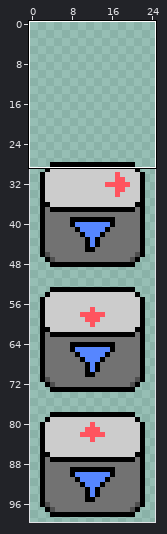
A sprite sheet gets an edit: LearningMono/Content/sprites/entity/Filter.png. Above: a wide view before the commit, with the close-up outlined.
Close-up. First the earlier version:
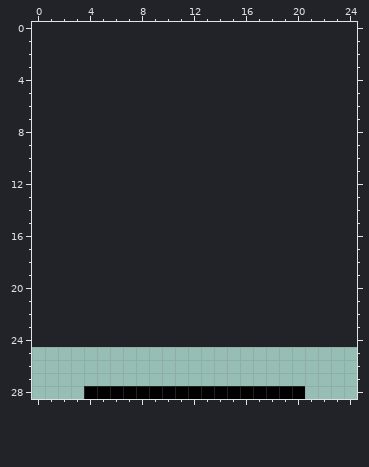
The file is 50x150 pixels, drawn in blocks of 2x2; one block is one cell here. Shown: x 0..24, y 0..28. The old version is drawn lined up with the new one, on the new canvas.
After the commit:
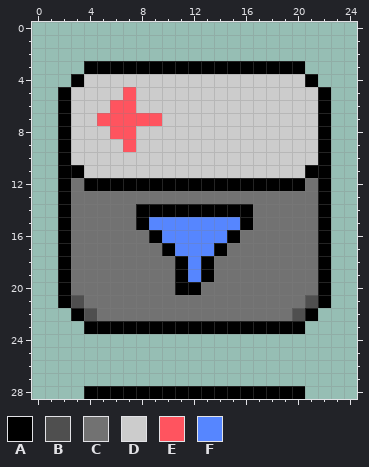
Palette (. is transparent): A #000000  B #4f4f4f  C #727272  D #cccccc  E #ff545f  F #5686ff
From old to new:
canvas 25x75 -> 25x100, the old top-left corner now at 0,25
y 3: x 4..20 ................. -> AAAAAAAAAAAAAAAAA
y 4: x 3..21 ................... -> ADDDDDDDDDDDDDDDDDA
y 5: x 2..22 ..................... -> ADDDDEDDDDDDDDDDDDDDA
y 6: x 2..22 ..................... -> ADDDEEDDDDDDDDDDDDDDA
y 7: x 2..22 ..................... -> ADDEEEEEDDDDDDDDDDDDA
y 8: x 2..22 ..................... -> ADDDEEDDDDDDDDDDDDDDA
y 9: x 2..22 ..................... -> ADDDDEDDDDDDDDDDDDDDA
y 10: x 2..22 ..................... -> ADDDDDDDDDDDDDDDDDDDA
y 11: x 2..22 ..................... -> AADDDDDDDDDDDDDDDDDAA
y 12: x 2..22 ..................... -> ACAAAAAAAAAAAAAAAAACA
y 13: x 2..22 ..................... -> ACCCCCCCCCCCCCCCCCCCA
y 14: x 2..22 ..................... -> ACCCCCAAAAAAAAACCCCCA
y 15: x 2..22 ..................... -> ACCCCCAFFFFFFFACCCCCA
y 16: x 2..22 ..................... -> ACCCCCCAFFFFFACCCCCCA
y 17: x 2..22 ..................... -> ACCCCCCCAFFFACCCCCCCA
y 18..19: x 2..22 ..................... -> ACCCCCCCCAFACCCCCCCCA
y 20: x 2..22 ..................... -> ACCCCCCCCAACCCCCCCCCA
y 21: x 2..22 ..................... -> ABCCCCCCCCCCCCCCCCCBA
y 22: x 3..21 ................... -> ABCCCCCCCCCCCCCCCBA
y 23: x 4..20 ................. -> AAAAAAAAAAAAAAAAA
Where, in picture pixels (left, top, right, bottom), the same in both close-ups:
added: (58, 61, 331, 334)
